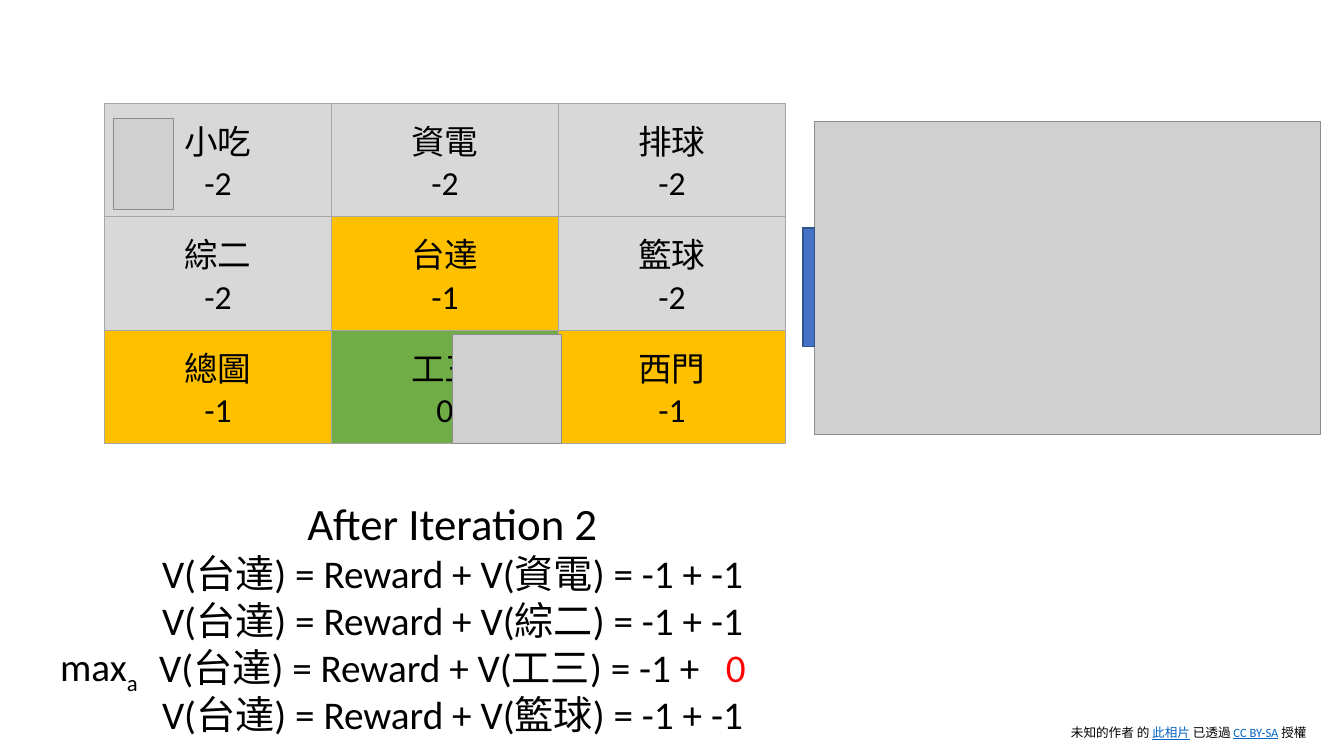
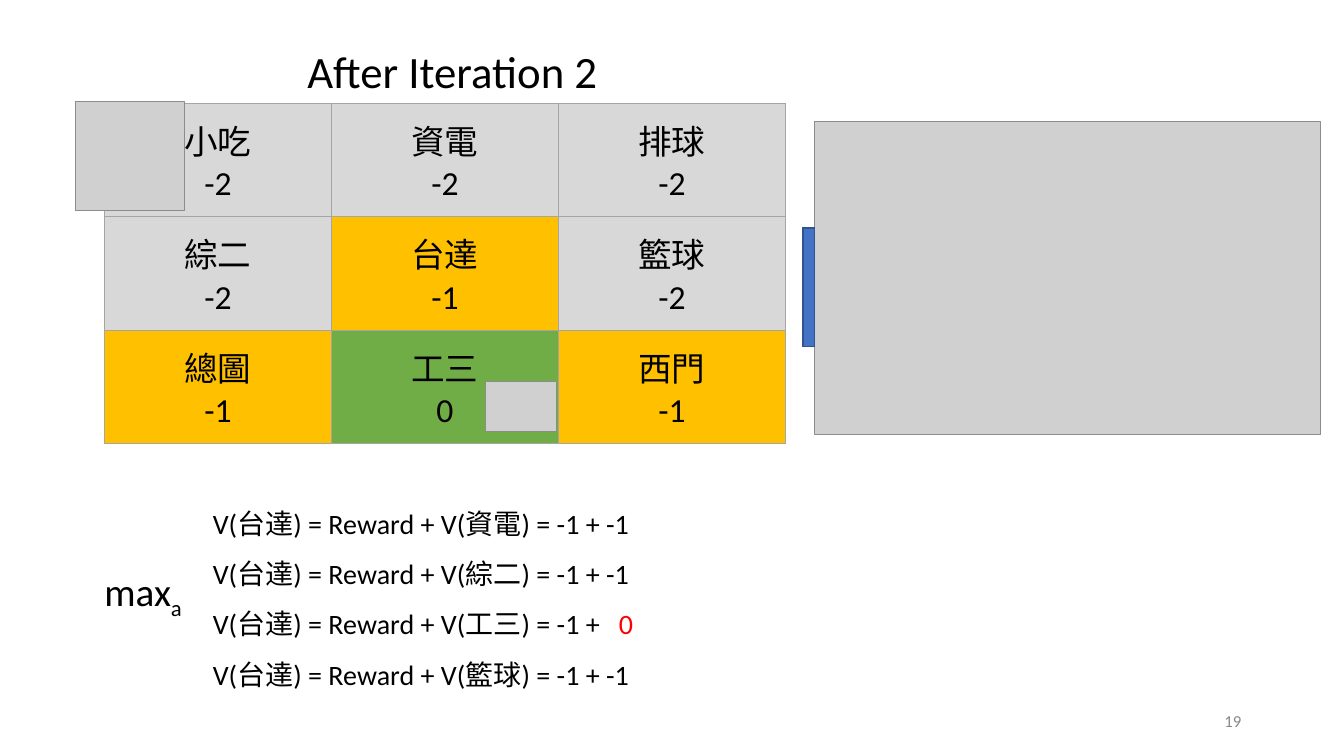
Before and after one commit to nthu-datalab/ml, a slide deck: slide 20 of labs/14_Q-Learning/14_Q-Learning_slide.pptx (slide 13 before the commit). Drawn at 1344x756 pixels with LibreOffice and Linux fonts; fonts in the diff are those of the drawing; grey boxes stand for pictures. Boxes give left, top, right and bottom in pixels: in the first picture for what was removed or moved away, otherwise in the second. Text is boxed around its words. In the diff, an @@ line names an element or a change of style, - is before the commit and + after.

```diff
--- a/labs/14_Q-Learning/14_Q-Learning_slide.pptx
+++ b/labs/14_Q-Learning/14_Q-Learning_slide.pptx
@@ text added at [307, 57, 597, 89], 32 pt, text #000000 @@
+After Iteration 2
@@ picture added at [76, 102, 185, 211] @@
@@ table: place and size @@
-table at [105, 104, 785, 435]
+table at [105, 104, 785, 444]
@@ picture removed at [113, 119, 173, 210] @@
@@ picture removed at [453, 335, 562, 444] @@
@@ picture added at [486, 381, 558, 432] @@
@@ text "V(台達) = Reward + V(資電) ...": place and size @@
-text "V(台達) = Reward + V(資電) ..." at [159, 509, 746, 735]
+text "V(台達) = Reward + V(資電) ..." at [213, 510, 633, 689]
@@ text "V(台達) = Reward + V(資電) ..." at [213, 510, 633, 689]: size 28 to 20 pt; alignment centre to left; line spacing 1 to 1.5 @@
@@ text at [307, 509, 597, 541]: paragraph removed @@
-After Iteration 2
@@ text "maxa": place and size @@
-text "maxa" at [50, 637, 159, 695]
+text "maxa" at [95, 563, 204, 620]
@@ page number added at [1224, 716, 1241, 727], 12 pt, text #888888 @@
+19
@@ text removed at [1071, 726, 1306, 740] @@
-未知的作者 的 此相片 已透過 CC BY-SA 授權
```
Also in this commit, not shown: 33 other slides changed, 3 slides removed, 5 other files.
